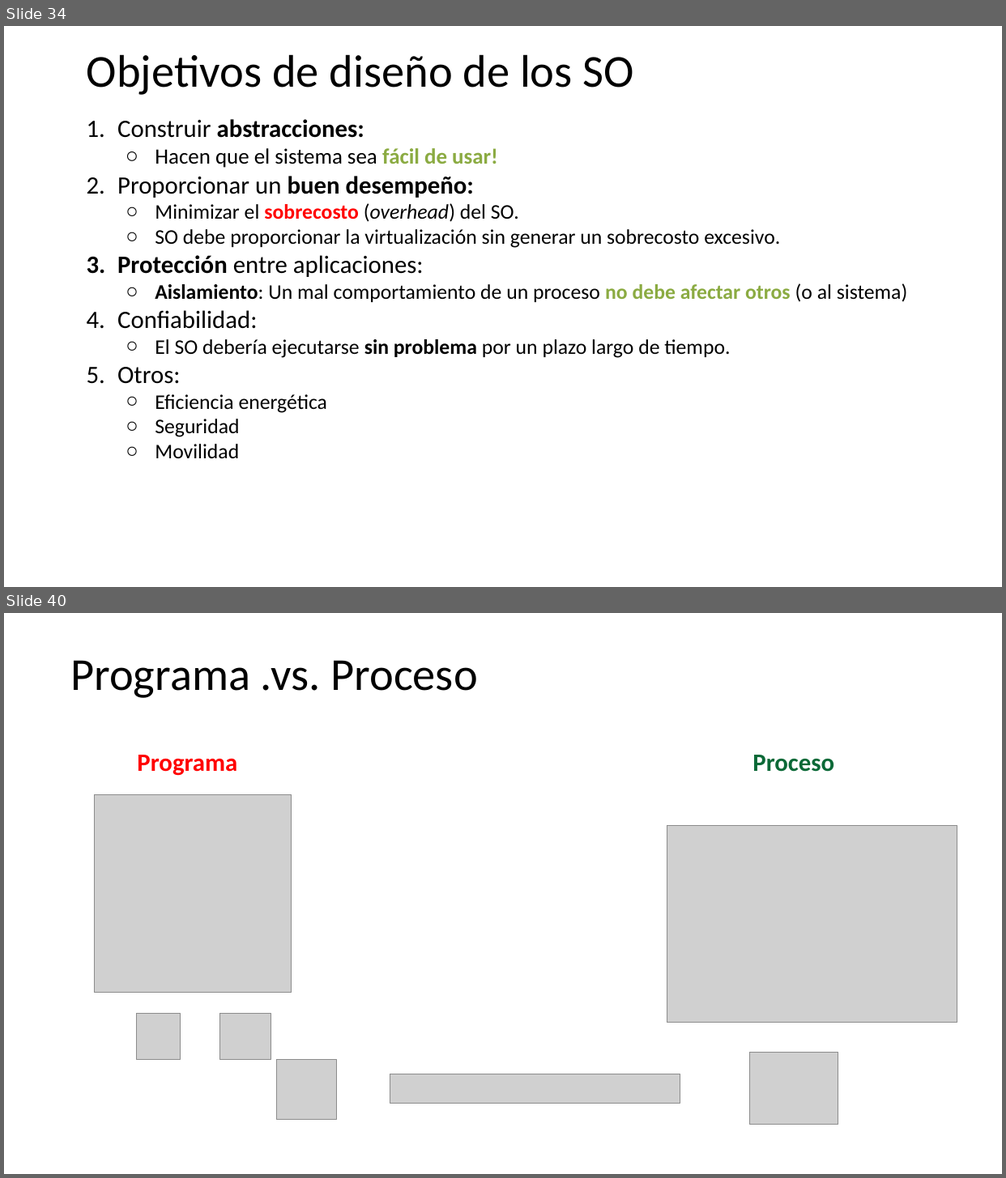
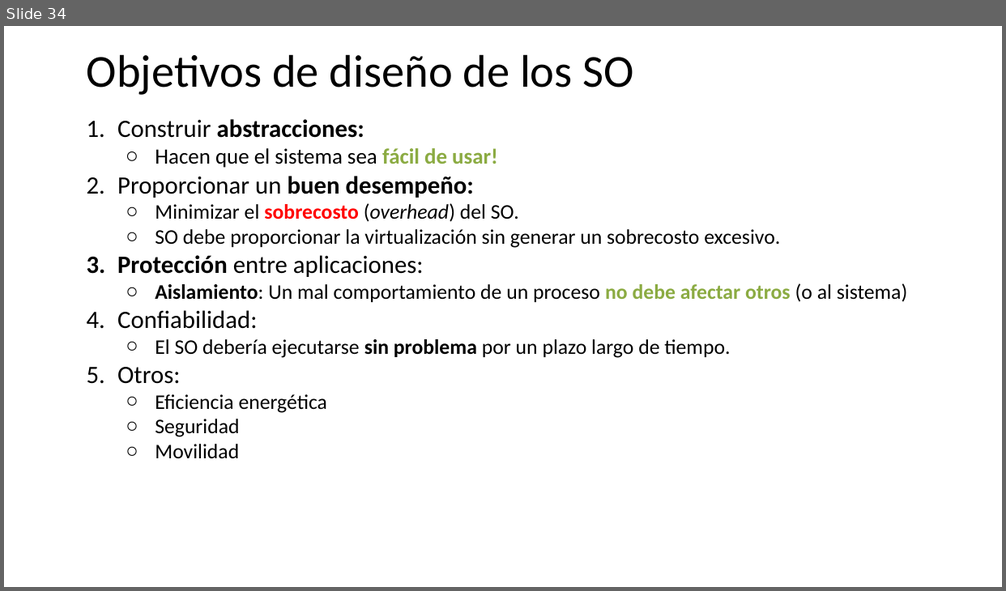
Before and after one commit to udea-so/apuntes_2026-2_SO-virtual, a slide deck: clase_02/SO_apuntes_clase2.pptx. Shown one above the other, each under a label of ours: slides 34 and 40 before the commit, slide 34 after it; the slides between them are not shown. The pictures are 1006x1178 and 1006x591 pixels, drawn with LibreOffice and Linux fonts; fonts in the diff are those of the drawing; grey boxes stand for pictures. Boxes give left, top, right and bottom in pixels: in the first picture for what was removed or moved away, otherwise in the second. Text is boxed around its words. In the diff, an @@ line names an element or a change of style, - is before the commit and + after.

```diff
--- a/clase_02/SO_apuntes_clase2.pptx
+++ b/clase_02/SO_apuntes_clase2.pptx
@@ slide 40 removed at [4, 613, 1002, 1174], background #FFFFFF @@
@@ title removed at [70, 660, 477, 698] @@
-Programa .vs. Proceso
@@ text removed at [137, 755, 237, 776] @@
-Programa
@@ text removed at [752, 755, 834, 772] @@
-Proceso
@@ picture removed at [94, 795, 292, 994] @@
@@ picture removed at [667, 825, 957, 1023] @@
@@ picture removed at [137, 1013, 180, 1060] @@
@@ picture removed at [219, 1013, 270, 1060] @@
@@ picture removed at [276, 1060, 335, 1120] @@
@@ picture removed at [390, 1074, 681, 1104] @@
@@ picture removed at [750, 1053, 839, 1125] @@
```
Also in this commit, not shown: 26 other slides removed, 5 other files.
